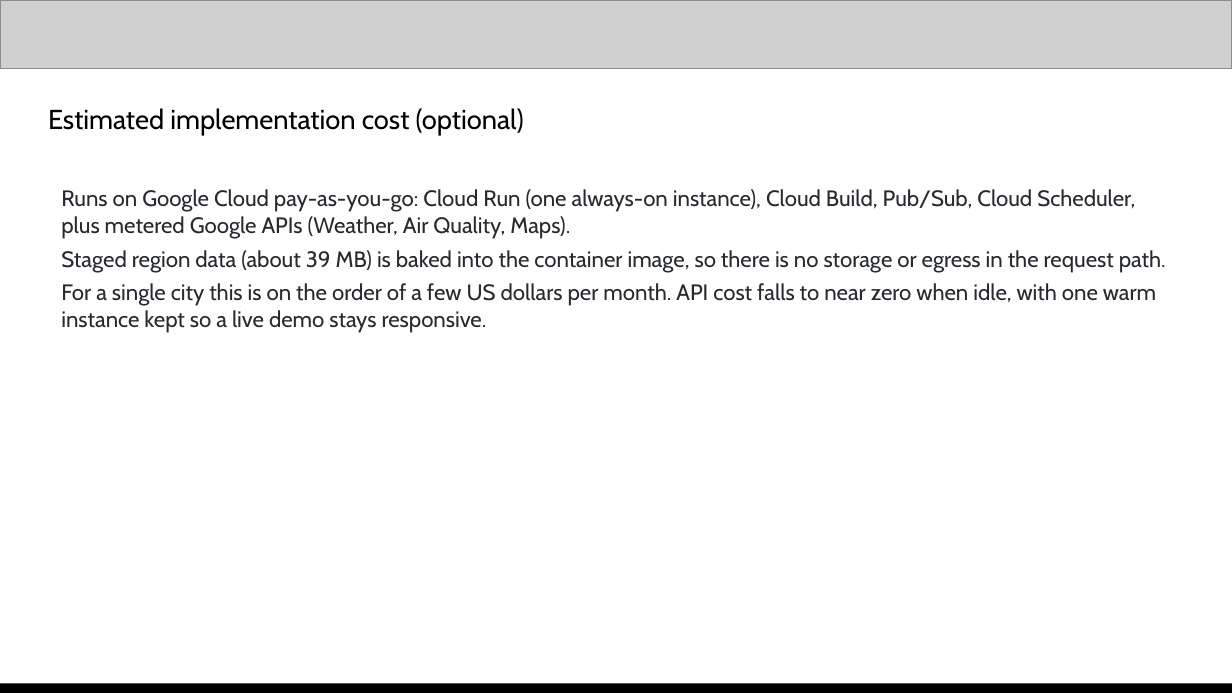
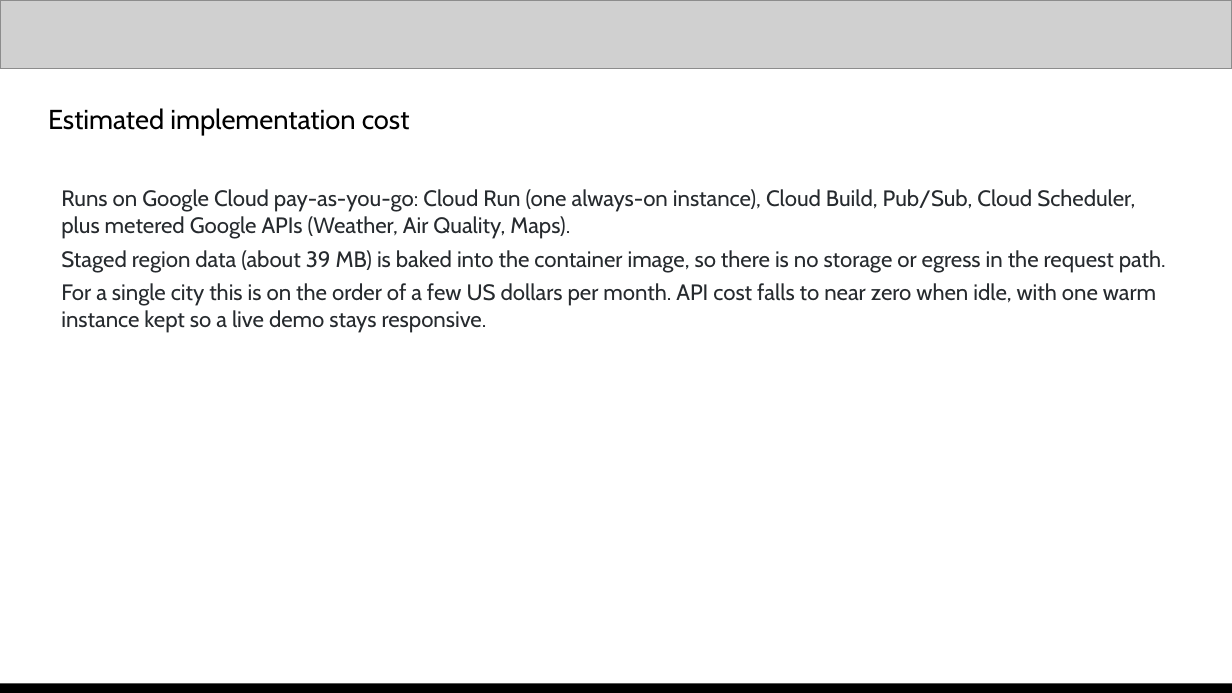
Before and after one commit to anduriroshan/before-it-hits, a slide deck: slide 8 of Submission Template - AI Builder Cup.pptx. Drawn at 1232x693 pixels with LibreOffice and Linux fonts; fonts in the diff are those of the drawing; grey boxes stand for pictures. Boxes give left, top, right and bottom in pixels: in the first picture for what was removed or moved away, otherwise in the second. Text is boxed around its words. In the diff, an @@ line names an element or a change of style, - is before the commit and + after.

```diff
--- a/Submission Template - AI Builder Cup.pptx
+++ b/Submission Template - AI Builder Cup.pptx
@@ text at (x1=48, y1=108, x2=410, y2=135): text changed @@
-Estimated implementation cost (optional)
+Estimated implementation cost
```
Also in this commit, not shown: 5 other slides changed, 12 other files.
